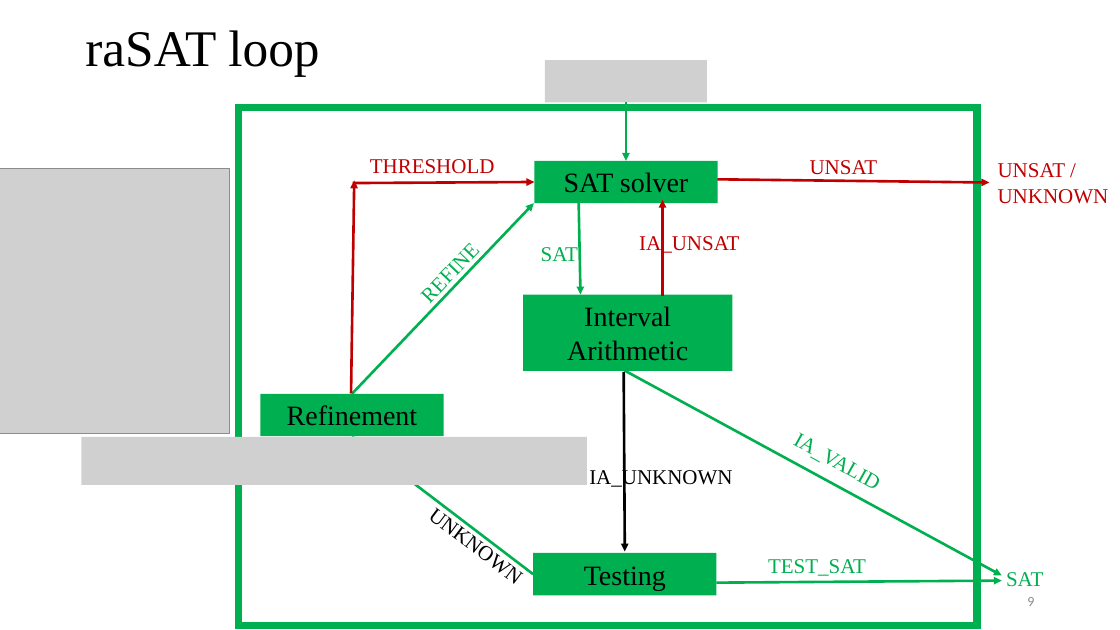
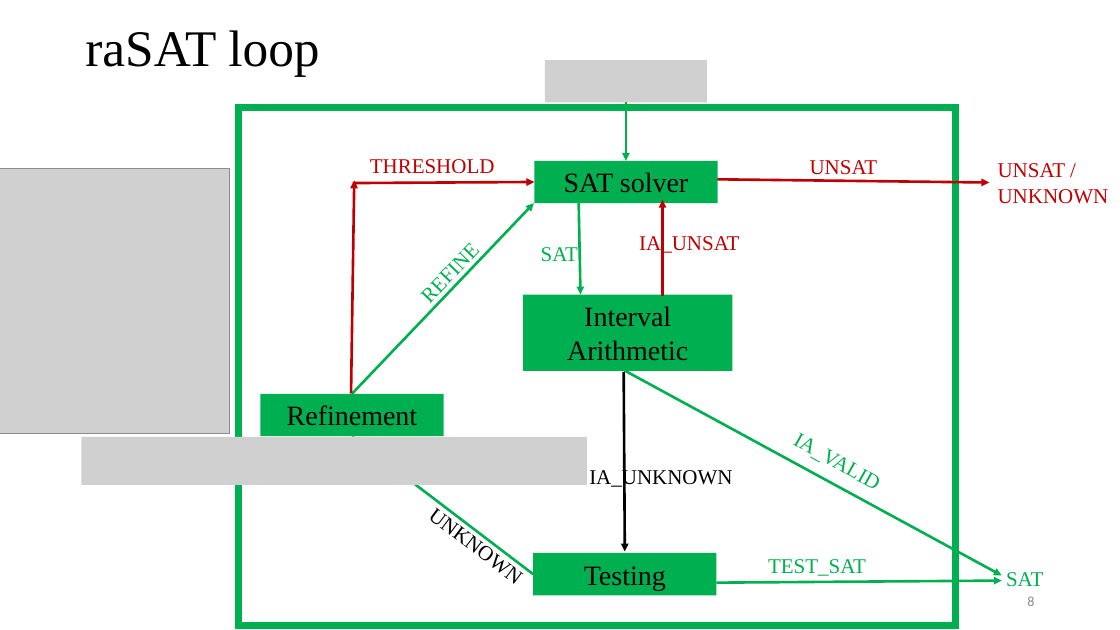
Before and after one commit to tungvx/raSAT, a slide deck: slide 8 of report/thesis/presentation.pptx (slide 9 before the commit). Drawn at 1120x630 pixels with LibreOffice and Linux fonts; fonts in the diff are those of the drawing; grey boxes stand for pictures. Boxes give left, top, right and bottom in pixels: in the first picture for what was removed or moved away, otherwise in the second. Text is boxed around its words. In the diff, an @@ line names an element or a change of style, - is before the commit and + after.

```diff
--- a/report/thesis/presentation.pptx
+++ b/report/thesis/presentation.pptx
@@ rectangle: place and size @@
-rectangle at (238, 108, 977, 626)
+rectangle at (238, 108, 955, 626)
@@ page number at (1027, 596, 1034, 606): text changed @@
-9
+8
```
Also in this commit, not shown: 1 other slide changed, 2 slides added, 1 other file.
